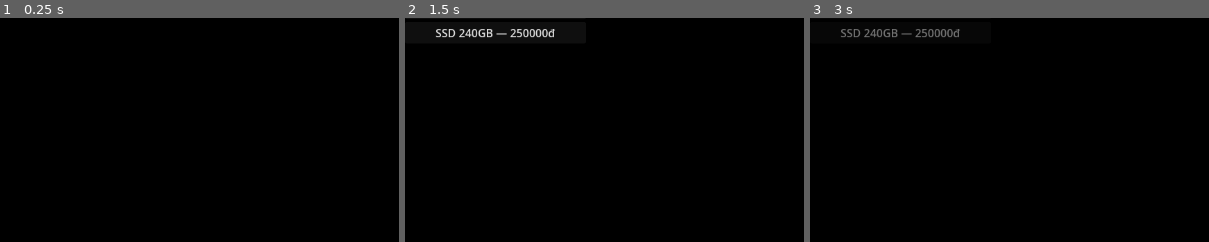
Above: before the commit, frames 1-3 (left to right).
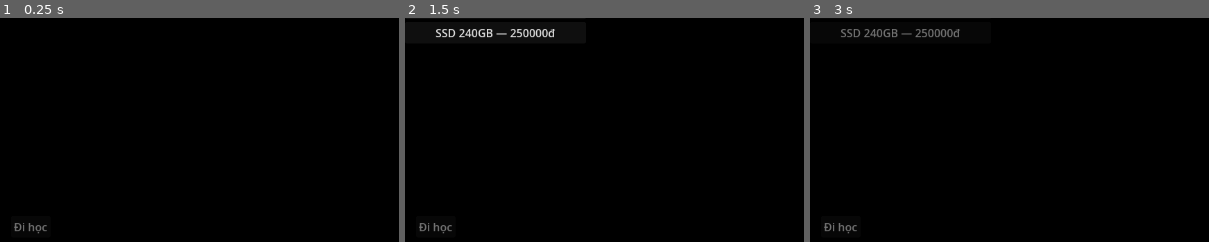
Above: after the commit, the same moments.

Repository: thangiabaoh-dev/xuong-sua-may
Game: Godot game, scene res://scenes/main.tscn
Same seed, same stepped clock (60 frames per second), same inputs: the game is played once before the commit and once after it.
Inputs:
- Up to frame 1 (0.25 s): no input
- Up to frame 2 (1.5 s): click "✕" at 0.5 s; click "Bàn phím laptop — 100000đ" at 1.25 s
- Up to frame 3 (3 s): click "Card WiFi + antenna — 70000đ" at 2 s; click "Cổng sạc (hàn lại) — 40000đ" at 2.75 s
The pictures show only the part of the screen within x 0-50%, y 42-92%; the shares and areas given below are measured in that part.

The runs differ from the first frame. In frame 1, 0.2% of the frame differs, in the area x 3-12%, y 91-97%; in frame 2, 0.2%; in frame 3, 0.2%.

Commit message:
feat: HUD activity panel + budget label + mo_panel

Diff:
--- a/repair-shop-game/scripts/ui/hud.gd
+++ b/repair-shop-game/scripts/ui/hud.gd
@@ -15,6 +15,8 @@
 var _built := false
 var _time_label: Label
 var _summarize: CanvasLayer
+var _activity_box: VBoxContainer
+var _lbl_budget: Label
 
 static func slot_label(kind: String) -> String:
 	if kind.is_empty():
@@ -57,7 +59,44 @@
 		String(WEEKDAY_LABELS.get(wd, "?")),
 		slot_label(kind),
 	]
+	_refresh_activity_box()
 	_refresh_summarize()
+
+func _refresh_activity_box() -> void:
+	var in_schedule: bool = int(game_state.mode) == int(game_state.GameStateMode.SCHEDULE)
+	if not in_schedule:
+		_activity_box.visible = false
+		_lbl_budget.visible = false
+		_lbl_budget.text = ""
+		return
+	_activity_box.visible = true
+	_lbl_budget.visible = true
+	for c in _activity_box.get_children():
+		_activity_box.remove_child(c)
+		c.free()
+	for act in ScheduleCore.available(game_state):
+		var btn := Button.new()
+		btn.name = "Btn_%s" % String(act.id)
+		btn.text = String(act.label)
+		var reason := ScheduleCore.reason_for(game_state, act)
+		if reason != "":
+			btn.disabled = true
+			btn.tooltip_text = reason
+		btn.pressed.connect(_on_activity.bind(String(act.id)))
+		_activity_box.add_child(btn)
+	if game_state.week != null and ScheduleLogic.is_repair_slot(game_state.week, game_state.date, int(game_state.minute)):
+		var budget: int = ScheduleCore.shift_budget(game_state)
+		_lbl_budget.text = "Ca còn %d/%d′" % [maxi(budget - int(game_state.shift_used), 0), budget]
+	else:
+		_lbl_budget.text = ""
+
+func _on_activity(id: String) -> void:
+	var r: Dictionary = ScheduleCore.try_activity(game_state, id)
+	if id == "mo_panel" and bool(r.get("ok", false)) and get_tree() != null:
+		var panel := get_tree().get_first_node_in_group("repair_panel")
+		if panel != null and panel.has_method("_on_open"):
+			panel._on_open()
+	refresh()
 
 func _refresh_summarize() -> void:
 	var show: bool = int(game_state.mode) == int(game_state.GameStateMode.SUMMARIZE)
@@ -86,3 +125,12 @@
 	_time_label.position = Vector2(16, 8)
 	_time_label.add_theme_font_size_override("font_size", 22)
 	root.add_child(_time_label)
+	_lbl_budget = Label.new()
+	_lbl_budget.name = "LblBudget"
+	_lbl_budget.position = Vector2(330, 12)
+	_lbl_budget.add_theme_font_size_override("font_size", 22)
+	root.add_child(_lbl_budget)
+	_activity_box = VBoxContainer.new()
+	_activity_box.name = "ActivityBox"
+	_activity_box.position = Vector2(16, 560)
+	root.add_child(_activity_box)
--- a/repair-shop-game/scripts/ui/repair_panel.gd
+++ b/repair-shop-game/scripts/ui/repair_panel.gd
@@ -13,6 +13,7 @@
 var bought_this_visit := false
 
 func _ready() -> void:
+	add_to_group("repair_panel")
 	if session != null:
 		return
 	var gs = get_node_or_null("/root/GameState")
--- a/repair-shop-game/tests/run_tests.gd
+++ b/repair-shop-game/tests/run_tests.gd
@@ -36,6 +36,7 @@
 	"res://tests/test_repair_gate.gd",
 	"res://tests/test_day_end.gd",
 	"res://tests/test_school_penalty.gd",
+	"res://tests/test_hud_activity.gd",
 	"res://tests/test_unlock_core.gd",
 	"res://tests/test_unlock_data.gd",
 	"res://tests/test_workspace_upgrade.gd",
--- /dev/null
+++ b/repair-shop-game/tests/test_hud_activity.gd
@@ -0,0 +1,49 @@
+extends "res://tests/test_case.gd"
+
+func run() -> void:
+	var packed = load("res://scenes/ui/hud.tscn") as PackedScene
+	check(packed != null, "hud loads")
+	if packed == null:
+		return
+	var hud = packed.instantiate()
+	var gs = load("res://scripts/autoload/game_state.gd").new()
+	hud.setup(gs, null)
+	check(hud.has_node("Root/ActivityBox"), "ActivityBox exists")
+	check(hud.has_node("Root/LblBudget"), "budget label exists")
+
+	# T2 07:00 workshop: 1 nut, disabled (khong o lop)
+	gs.current_location = "workshop"
+	hud.refresh()
+	var box = hud.get_node("Root/ActivityBox")
+	check(box.has_node("Btn_di_hoc"), "di_hoc button in SCHOOL")
+	check_eq(box.get_child_count(), 1, "exactly 1 button after refresh")
+	hud.refresh()
+	check_eq(hud.get_node("Root/ActivityBox").get_child_count(), 1, "no duplicate buttons on re-refresh")
+	var b = box.get_node("Btn_di_hoc") as Button
+	check_eq(b.disabled, true, "disabled wrong location")
+	check(String(b.tooltip_text).contains("classroom"), "tooltip location")
+
+	# sang lop -> enable
+	gs.current_location = "classroom"
+	hud.refresh()
+	b = hud.get_node("Root/ActivityBox/Btn_di_hoc") as Button
+	check_eq(b.disabled, false, "enabled at classroom")
+	check_eq(String(hud.get_node("Root/LblBudget").text), "", "budget hidden outside repair")
+
+	# 17:00 — advance_to KHONG goi refresh thu cong, HUD tu update qua schedule_changed
+	gs.current_location = "workshop"
+	gs.advance_to(1020)
+	check(hud.get_node("Root/ActivityBox").has_node("Btn_mo_panel"), "mo_panel auto-refreshed in REPAIR")
+	check(String(hud.get_node("Root/LblBudget").text).contains("120"), "budget label 120")
+
+	# nhat don: bnut mo_panel -> try ok, minute khong doi
+	var m0: int = int(gs.minute)
+	var r = load("res://scripts/schedule_core.gd").try_activity(gs, "mo_panel")
+	check_eq(r.ok, true, "mo_panel try ok")
+	check_eq(int(gs.minute), m0, "minute unchanged")
+
+	# REPAIR mode -> an panel
+	gs.mode = load("res://scripts/autoload/game_state.gd").GameStateMode.REPAIR
+	hud.refresh()
+	check_eq(hud.get_node("Root/ActivityBox").visible, false, "hidden in REPAIR")
+	hud.free()
